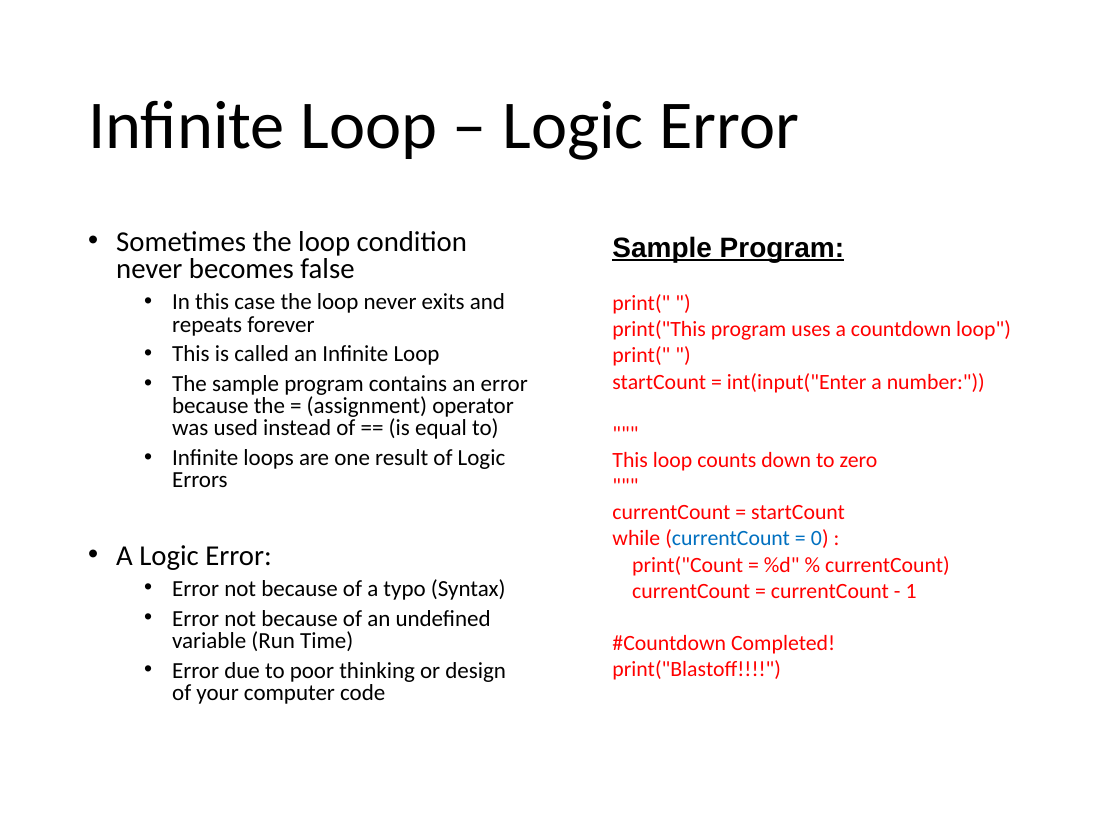
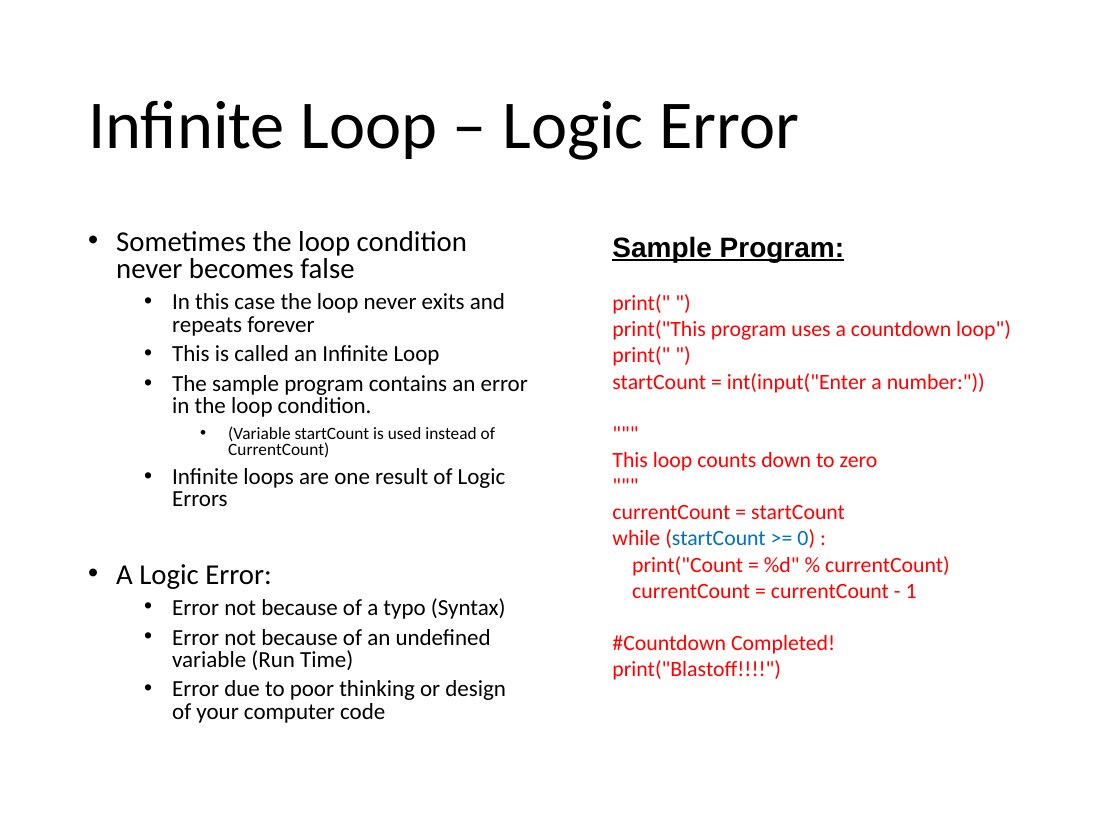
Before and after one commit to Greg5519/ICS3C0, a slide deck: slide 11 of Topic B Programming Skills/B.3 Lesson - Python Control Basics.pptx. Drawn at 1120x840 pixels with LibreOffice and Linux fonts; fonts in the diff are those of the drawing. Boxes give left, top, right and bottom in pixels: in the first picture for what was removed or moved away, otherwise in the second. Text is boxed around its words. In the diff, an @@ line names an element or a change of style, - is before the commit and + after.

Commit message:
P2 Corrections

```diff
--- a/Topic B Programming Skills/B.3 Lesson - Python Control Basics.pptx
+++ b/Topic B Programming Skills/B.3 Lesson - Python Control Basics.pptx
@@ text at <box>172,375,528,458</box>: text changed @@
-  • The sample program contains an error because the = (assignment) operator was used instead of == (is equal to)
+  • The sample program contains an error in the loop condition.
+    • (Variable startCount is used instead of CurrentCount)
@@ text at <box>612,529,815,548</box>: text changed @@
-while (currentCount = 0) :
+while (startCount >= 0) :
```
